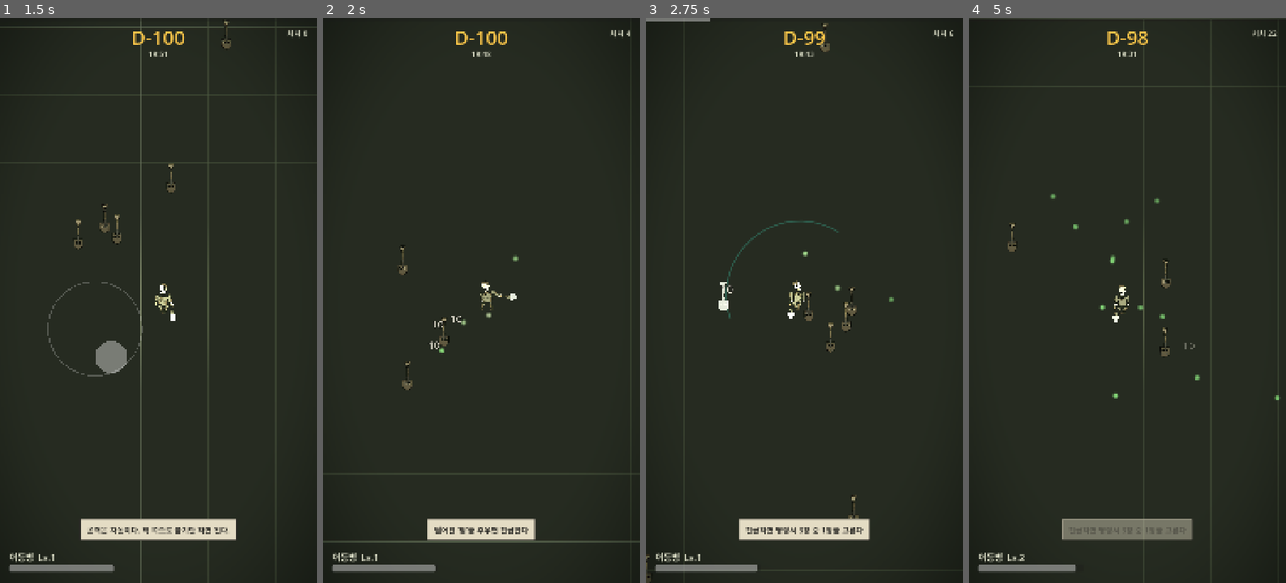
Above: before the commit, frames 1-4 (left to right).
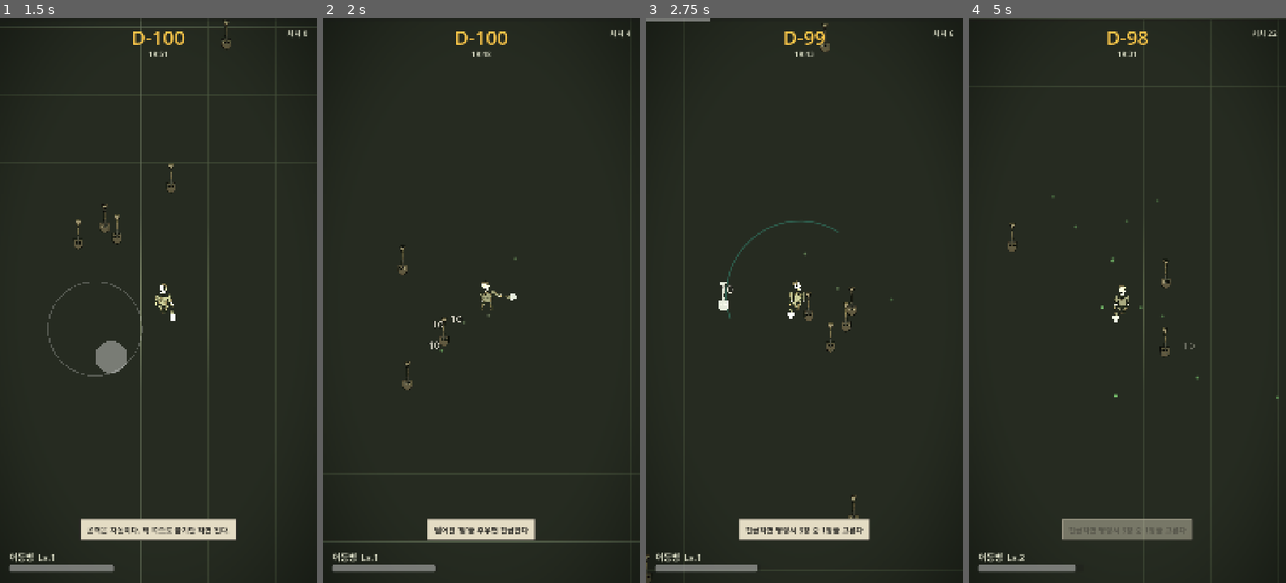
Above: after the commit, the same moments.

Repository: doogi7224/git-playground
Game: Godot game, scene res://tests/test_runner.tscn
Two runs of this game, one before a commit and one after it. Both use one fixed random seed, a clock stepped at 60 frames per second and the inputs below. This scene is started directly instead of the project's main scene.
Inputs (mouse positions are in pixels of both pictures, inside the frame that each line leads up to):
- Up to frame 1 (1.5 s): tap Enter at 0.5 s; move the mouse to (228, 272) at 0.52 s; hold D (move_right) 0.53-1.25 s; click (228, 272) at 0.67 s; drag from (95, 328) to (142, 413) at 1.27 s
- Up to frame 2 (2 s): no input
- Up to frame 3 (2.75 s): move the mouse to (836, 176) at 2.02 s; hold D (move_right) from 2.03 s (still down)
- Up to frame 4 (5 s): release D (move_right) at 2.75 s; drag from (1111, 413) to (1032, 215) at 2.77 s; move the mouse to (1222, 385) at 3.52 s; hold A (move_left) 3.53-4.25 s; drag from (1032, 215) to (1079, 159) at 4.27 s

Frame 1 is identical in both runs. In frame 2, less than 0.1% of the frame differs, in the area x 36-62%, y 41-60%; in frame 3, less than 0.1%; in frame 4, 0.2%, in the area x 25-99%, y 31-68%.

Commit message:
fix(gfx): 세로 화면 가독성 — 짬이 화면을 덮고 시안이 연녹으로 보였다
실제 화면을 찍어 보고 찾은 것들이다. 셋 다 기획서 규칙 위반이었다.

1. 짬(XP)이 화면을 덮는다

   중반이면 연녹 원이 60개 넘게 깔리는데, 그게 화면에서 제일 밝고 제일 많다.
   기획서 3.2 의 "플레이어는 항상 화면에서 가장 밝음" 이 성립하지 않았고,
   플레이어를 눈으로 찾기 어려웠다.
   줌 1.8 을 넣으면서 화면 위 크기가 그만큼 커진 걸 반영 안 한 탓이다.
   반경 7.0 → 4.5.

2. 시안 이펙트가 연녹으로 읽힌다

   오라와 물 장판 색은 코드상 시안(#3FE0D0)이 맞다. 그런데 알파 0.30 으로는
   어두운 배경 위에서 파랑 채널이 죽어 연녹처럼 보인다.
   규칙 6 은 시안/금색을 플레이어 이펙트 독점색으로, 연녹을 회복/획득으로
   나눠 뒀는데 화면에서는 둘이 구분이 안 됐다. 알파 0.48.

3. 보스가 화면 밖으로 잘린다

   sprite_scale 2.6 은 줌 1.0 시절 값이다. 줌 1.8 이 곱해져 대대장이 화면
   세로의 1/3 을 먹고 잘렸다. 보스 4종 1.7, 중형 6종 1.9.
   잡몹은 플레이어와 비슷한 크기라 그대로 뒀다.

아직 안 고친 것 (판단이 필요하다)

  - 플레이어를 눈에 띄게 하는 방법. 발밑 링 / 외곽선 강조 / 라이팅 강화 중
    무엇을 쓸지는 아트 톤에 대한 결정이라 임의로 정하지 않았다.
  - 배경이 격자선뿐이다. 연병장이랄 게 없다. 아트 파이프라인에 배경/타일
    항목이 아예 없어서 M2 아트 범위에서 빠진 부분이다.

Co-Authored-By: Claude Opus 5 <noreply@anthropic.com>
Claude-Session: https://claude.ai/code/session_01DH84wvEbpBbH2sZ1nM6fyB

Diff:
--- a/data/enemies/battalion_commander.tres
+++ b/data/enemies/battalion_commander.tres
@@ -16,5 +16,5 @@
 radius = 46.0
 color = Color(0.36, 0.28, 0.22, 1)
 sprite = &""
-sprite_scale = 2.6
+sprite_scale = 1.7
 atlas_index = 0
--- a/data/enemies/blizzard.tres
+++ b/data/enemies/blizzard.tres
@@ -16,5 +16,5 @@
 radius = 40.0
 color = Color(0.81, 0.84, 0.88, 1)
 sprite = &""
-sprite_scale = 2.6
+sprite_scale = 1.9
 atlas_index = 0
--- a/data/enemies/cs_gas.tres
+++ b/data/enemies/cs_gas.tres
@@ -16,5 +16,5 @@
 radius = 38.0
 color = Color(0.66, 0.67, 0.55, 1)
 sprite = &""
-sprite_scale = 2.6
+sprite_scale = 1.9
 atlas_index = 0
--- a/data/enemies/discharge_delay.tres
+++ b/data/enemies/discharge_delay.tres
@@ -16,5 +16,5 @@
 radius = 54.0
 color = Color(0.66, 0.63, 0.57, 1)
 sprite = &""
-sprite_scale = 2.6
+sprite_scale = 1.7
 atlas_index = 0
--- a/data/enemies/drill_instructor.tres
+++ b/data/enemies/drill_instructor.tres
@@ -16,5 +16,5 @@
 radius = 30.0
 color = Color(0.29, 0.33, 0.24, 1)
 sprite = &""
-sprite_scale = 2.4
+sprite_scale = 1.9
 atlas_index = 0
--- a/data/enemies/drill_week3.tres
+++ b/data/enemies/drill_week3.tres
@@ -16,5 +16,5 @@
 radius = 48.0
 color = Color(0.28, 0.32, 0.23, 1)
 sprite = &""
-sprite_scale = 2.6
+sprite_scale = 1.7
 atlas_index = 0
--- a/data/enemies/duty_officer.tres
+++ b/data/enemies/duty_officer.tres
@@ -16,5 +16,5 @@
 radius = 30.0
 color = Color(0.33, 0.32, 0.25, 1)
 sprite = &""
-sprite_scale = 2.4
+sprite_scale = 1.9
 atlas_index = 0
--- a/data/enemies/inspector.tres
+++ b/data/enemies/inspector.tres
@@ -16,5 +16,5 @@
 radius = 50.0
 color = Color(0.62, 0.60, 0.55, 1)
 sprite = &""
-sprite_scale = 2.6
+sprite_scale = 1.7
 atlas_index = 0
--- a/data/enemies/mosquito.tres
+++ b/data/enemies/mosquito.tres
@@ -16,5 +16,5 @@
 radius = 7.0
 color = Color(0.34, 0.31, 0.28, 1)
 sprite = &""
-sprite_scale = 2.6
+sprite_scale = 1.9
 atlas_index = 0
--- a/data/enemies/sergeant_major.tres
+++ b/data/enemies/sergeant_major.tres
@@ -16,5 +16,5 @@
 radius = 34.0
 color = Color(0.38, 0.35, 0.24, 1)
 sprite = &""
-sprite_scale = 2.4
+sprite_scale = 1.9
 atlas_index = 0
--- a/entities/pickups/pickup_manager.gd
+++ b/entities/pickups/pickup_manager.gd
@@ -7,7 +7,10 @@
 const BUFFER_STRIDE: int = 16
 enum Kind { XP, CHEST, HEAL }
 
-const RADIUS: float = 7.0
+## 줌 1.8 을 넣으면서 화면 위 크기가 그만큼 커졌다. 한 판 중반이면 짬이 60개 넘게
+## 깔리는데, 그게 화면에서 제일 밝고 제일 많아서 플레이어와 적을 덮어 버린다.
+## 기획서의 "플레이어는 항상 화면에서 가장 밝음" 이 성립하지 않았다.
+const RADIUS: float = 4.5
 const CHEST_RADIUS: float = 18.0
 const COLOR_XP: Color = Color("#8FE388")     ## 기획서 3.2: 회복/획득 = 연녹
 const COLOR_CHEST: Color = Color("#FFC94A")  ## 보물상자는 금색
--- a/weapons/ground_area_weapon.gd
+++ b/weapons/ground_area_weapon.gd
@@ -3,7 +3,9 @@
 ## 발밑에 장판을 까는 무기. 수통, 행군화, 급수차.
 ## reach = 장판 반경, damage = 초당 피해, half_angle_deg 칸을 지속시간으로 쓴다.
 
-const COLOR_WATER: Color = Color(0.247, 0.878, 0.816, 0.30)
+## 알파 0.30 으로는 어두운 배경 위에서 파랑 채널이 죽어 연녹으로 읽힌다 --
+## 회복/획득 색(#8FE388)과 구분이 안 됐다. 알파를 올려 시안이 시안으로 보이게 한다.
+const COLOR_WATER: Color = Color(0.247, 0.878, 0.816, 0.48)
 
 var areas: AreaManager = null
 
